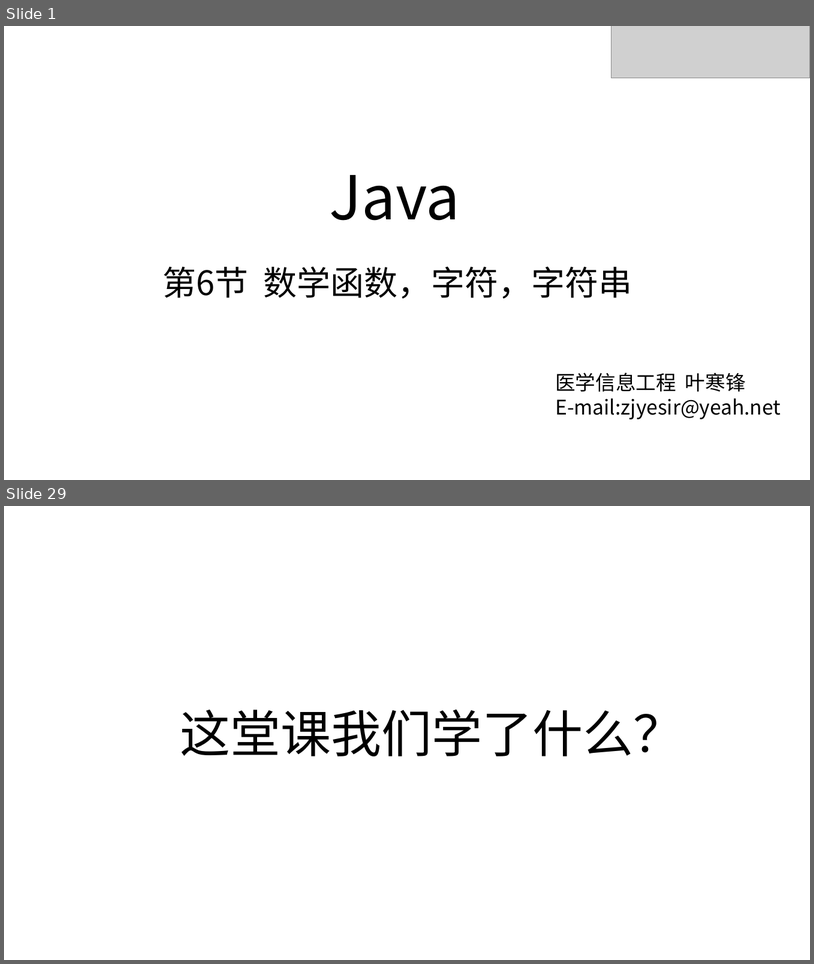
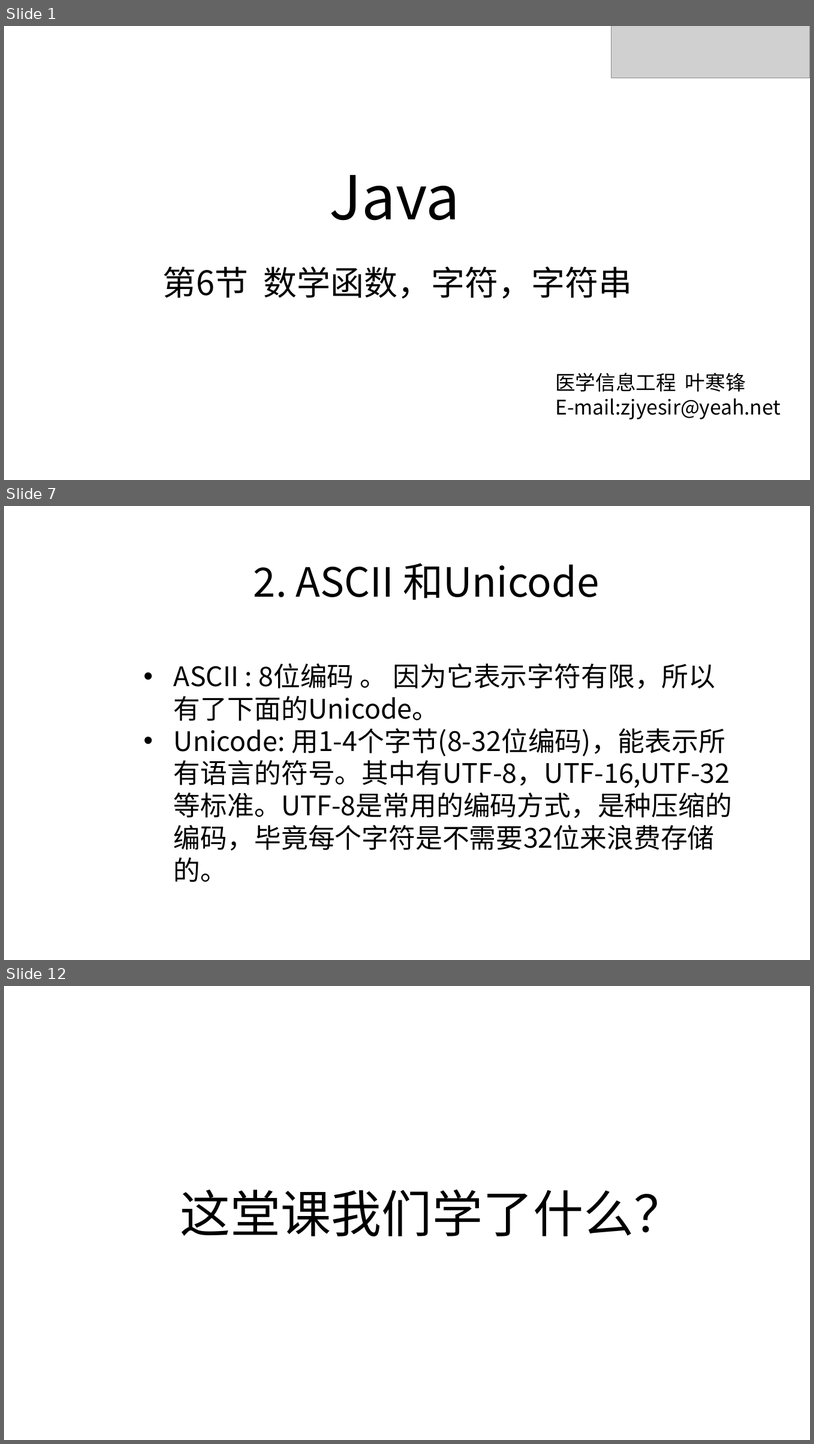
Before and after one commit to zjyesir/hmc_java_1, a slide deck: ppt/3 串.pptx. Shown one above the other, each under a label of ours: slides 1 and 29 before the commit, slides 1, 7 and 12 after it; the slides between them are not shown. The pictures are 814x964 and 814x1444 pixels, drawn with LibreOffice and Linux fonts; fonts in the diff are those of the drawing; grey boxes stand for pictures; background and template pictures are left out. Boxes give left, top, right and bottom in pixels: in the first picture for what was removed or moved away, otherwise in the second. Text is boxed around its words. In the diff, an @@ line names an element or a change of style, - is before the commit and + after.

Commit message:
数字函数，字符，字符串 章节好了

```diff
--- a/ppt/3 串.pptx
+++ b/ppt/3 串.pptx
@@ slide 7 added at (4,506,810,960), background picture (left out) @@
@@ text added at (254,563,599,600), 48 pt, text #000000 @@
+2. ASCII 和Unicode
@@ text added at (174,663,732,882), 32 pt, text #000000 @@
+• ASCII : 8位编码 。 因为它表示字符有限，所以有了下面的Unicode。
+• Unicode: 用1-4个字节(8-32位编码)，能表示所有语言的符号。其中有UTF-8，UTF-16,UTF-32等标准。UTF-8是常用的编码方式，是种压缩的编码，毕竟每个字符是不需要32位来浪费存储的。
@@ what was slide 29 is now slide 12 @@
```
Also in this commit, not shown: 5 slides changed, 4 other slides added, 22 slides removed, 2 other files.
